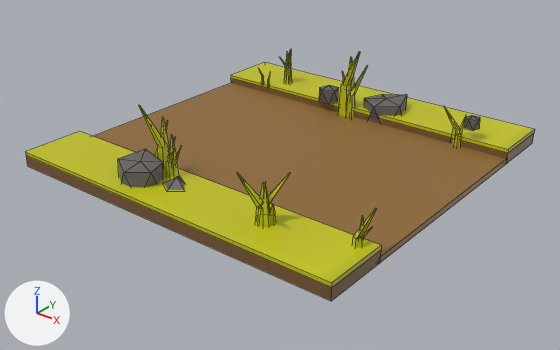
The FBX model PFA-Projet Racine/Assets/Import/Mesh Blender/CHEMIN/CHEMIN 2.fbx as it was, and as the next commit left it.
Rendered twice from a 50 mm lens placed at (2.86, -8.23, 3.57), pointed at (-1.9, -2.27, -0.13). The axes (+X, +Y, +Z) are drawn at lower left. The lights are the same throughout. The picture after the commit comes second. Mesh edges are drawn as thin lines. Where no turn or scale is listed for an object, it has been applied to the vertices.

In view in the first picture: 'Stone_1.011'.
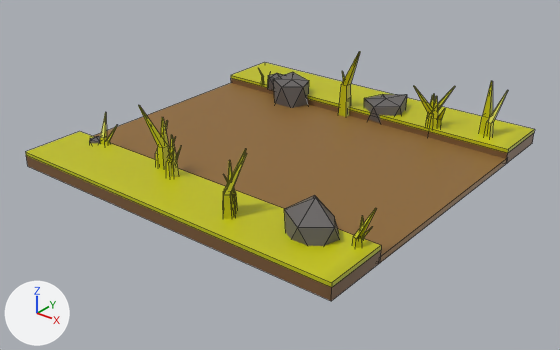
The newer file is also turned or shifted as a whole; pictures and numbers use the older file's frame.

Boxes (x1, y1, x2, y2) around the edits, measured in the pictures (560 x 350 px; the box of a moved part takes in the faces that stretch with it):
'Stone_1.011', reshaped
    before: (26, 49, 535, 301)
    after: (26, 52, 535, 301)
part 1 of me_plane_025, moved or reshaped
    before: (347, 65, 368, 118)
    after: (484, 90, 508, 137)
part 2 of me_plane_025, moved or reshaped
    before: (348, 57, 354, 93)
    after: (479, 81, 493, 135)
part 3 of me_plane_025, moved or reshaped
    before: (443, 106, 459, 145)
    after: (100, 112, 107, 144)
part 4 of me_plane_025, moved or reshaped
    before: (164, 176, 185, 190)
    after: (284, 195, 340, 246)
part 5 of me_plane_025, moved or reshaped
    before: (465, 115, 480, 131)
    after: (90, 136, 100, 143)
part 6 of me_plane_025, moved or reshaped
    before: (118, 149, 163, 188)
    after: (273, 72, 309, 108)
part 7 of me_plane_025, moved or reshaped
    before: (454, 115, 466, 147)
    after: (105, 125, 117, 145)
part 8 of me_plane_025, moved or reshaped
    before: (260, 182, 265, 199)
    after: (426, 94, 435, 121)
part 9 of me_plane_025, moved or reshaped
    before: (236, 172, 262, 224)
    after: (414, 86, 433, 127)
part 10 of me_plane_025, moved or reshaped
    before: (269, 204, 276, 225)
    after: (438, 109, 445, 127)
part 11 of me_plane_025, moved or reshaped
    before: (259, 186, 270, 227)
    after: (430, 96, 438, 129)
part 12 of me_plane_025, moved or reshaped
    before: (268, 173, 290, 204)
    after: (437, 86, 455, 111)
part 13 of me_plane_025, moved or reshaped
    before: (319, 85, 338, 104)
    after: (268, 73, 282, 91)
part 14 of me_plane_025, moved or reshaped
    before: (284, 53, 289, 83)
    after: (228, 164, 236, 215)
part 15 of me_plane_025, moved or reshaped
    before: (288, 51, 292, 83)
    after: (223, 153, 247, 219)
part 16 of me_plane_025, moved or reshaped (not visible before)
    after: (224, 149, 246, 190)

The change in detail:
me_plane_025 has 451 vertices, 401 faces and spans x -4.0..0.0, y -4.0..0.0, z -0.07..0.93.
me_plane_025 is used by ob_stone_1_011; location (0.0, 0.0, 0.0).
me_plane_025 part 1: the loose piece of 12 vertices spanning x -2.07..-1.96, y -0.77..-0.5, z -0.01..0.66 is moved by (1.7, 0.23, 0.0).
me_plane_025 part 2: the loose piece of 12 vertices spanning x -2.15..-2.02, y -0.75..-0.62, z -0.05..0.79 is moved by (1.7, 0.23, 0.0).
me_plane_025 part 3: the loose piece of 12 vertices spanning x -0.84..-0.58, y -0.74..-0.64, z 0.02..0.45 is turned -45 degrees about the z axis through its middle, then moved by (-2.87, -2.58, 0.0).
me_plane_025 part 4: the loose piece of 11 vertices spanning x -2.31..-2.01, y -3.7..-3.4, z 0.0..0.26 is scaled about its middle by 1.75, then moved by (1.58, 0.11, 0.15).
me_plane_025 part 5: the loose piece of 11 vertices spanning x -0.54..-0.38, y -0.77..-0.6, z 0.29..0.43 is moved by (-3.18, -2.65, -0.21).
me_plane_025 part 6: the loose piece of 11 vertices spanning x -2.8..-2.32, y -3.88..-3.43, z 0.02..0.37 is moved by (-0.35, 2.88, 0.0).
me_plane_025 part 7: the loose piece of 12 vertices spanning x -0.62..-0.54, y -0.78..-0.61, z 0.0..0.4 is turned -45 degrees about the z axis through its middle, then moved by (-2.86, -2.6, 0.0).
me_plane_025 part 8: the loose piece of 12 vertices spanning x -1.11..-1.0, y -3.62..-3.5, z 0.01..0.54 is moved by (0.06, 2.95, 0.0).
me_plane_025 part 9: the loose piece of 12 vertices spanning x -1.25..-0.98, y -3.7..-3.54, z -0.01..0.63 is moved by (0.06, 2.95, 0.0).
me_plane_025 part 10: the loose piece of 12 vertices spanning x -1.02..-0.83, y -3.71..-3.5, z 0.03..0.46 is moved by (0.06, 2.95, 0.0).
me_plane_025 part 11: the loose piece of 12 vertices spanning x -1.07..-0.92, y -3.68..-3.53, z 0.01..0.54 is moved by (0.06, 2.95, 0.0).
me_plane_025 part 12: the loose piece of 12 vertices spanning x -1.11..-0.88, y -3.66..-3.4, z -0.01..0.63 is moved by (0.06, 2.95, 0.0).
me_plane_025 part 13: the loose piece of 11 vertices spanning x -2.51..-2.27, y -0.82..-0.57, z 0.16..0.37 is moved by (-0.8, -0.04, 0.0).
me_plane_025 part 14: the loose piece of 12 vertices spanning x -3.26..-3.18, y -0.51..-0.43, z 0.15..0.57 is turned 115 degrees about the z axis through its middle and scaled by 1.5, then moved by (1.85, -3.18, 0.0).
me_plane_025 part 15: the loose piece of 12 vertices spanning x -3.24..-3.12, y -0.55..-0.41, z 0.14..0.64 is turned 115 degrees about the z axis through its middle and scaled by 1.5, then moved by (1.86, -3.18, 0.0).
me_plane_025 part 16: the loose piece of 12 vertices spanning x -3.29..-3.15, y -0.48..-0.35, z 0.14..0.64 is turned 115 degrees about the z axis through its middle and scaled by 1.5, then moved by (1.85, -3.18, 0.0).
